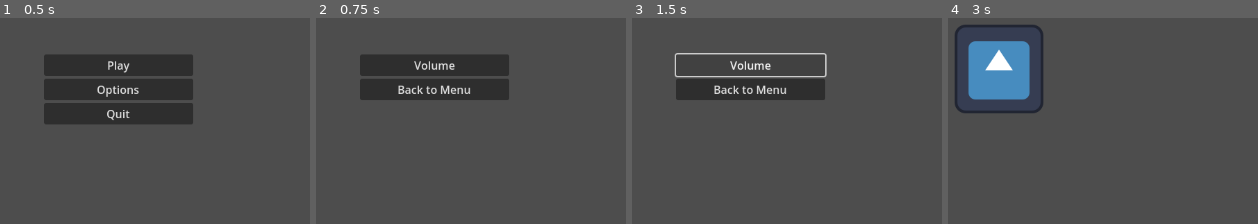
Above: before the commit, frames 1-4 (left to right).
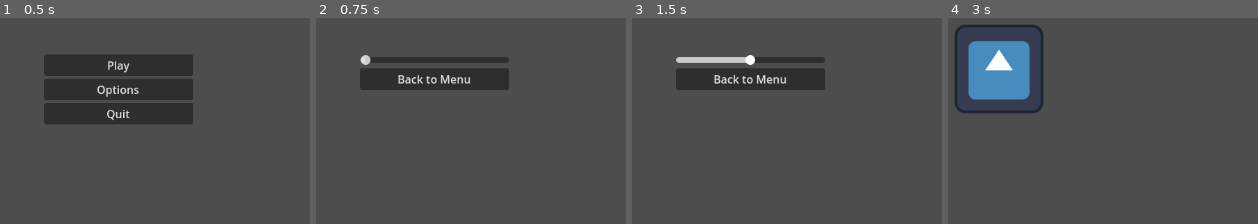
Above: after the commit, the same moments.

Repository: Szanag/LeAplikacja
Game: Godot game, scene res://menu.tscn
Two runs of this game, one before a commit and one after it. Both use one fixed random seed, a clock stepped at 60 frames per second and the inputs below. The engine's default icon, where the game draws it, is replaced by a stand-in: a white triangle on a blue panel in a dark square.
Inputs (mouse positions are in pixels of both pictures, inside the frame that each line leads up to):
- Up to frame 1 (0.5 s): no input
- Up to frame 2 (0.75 s): click "Options" at 0.5 s
- Up to frame 3 (1.5 s): click (749, 65) at 1.25 s, where only the run before the commit has a clickable "Volume"
- Up to frame 4 (3 s): click "Back to Menu" at 2 s; click "Play" at 2.75 s

Frame 1 is identical in both runs. In frame 2, 5.1% of the frame differs, in the area x 14-63%, y 17-40%; in frame 3, 5.0%; in frame 4, nothing differs.

Commit message:
nwm

Diff:
--- a/techquest/options_menu.gd
+++ b/techquest/options_menu.gd
@@ -3,3 +3,7 @@
 
 func _on_back_pressed() -> void:
 	get_tree().change_scene_to_file("res://menu.tscn")
+
+
+func _on_volume_value_changed(value: float) -> void:
+	pass # Replace with function body.
--- a/techquest/options_menu.tscn
+++ b/techquest/options_menu.tscn
@@ -21,12 +21,14 @@
 [node name="VBoxContainer" type="VBoxContainer" parent="MarginContainer"]
 layout_mode = 2
 
-[node name="Volume" type="Button" parent="MarginContainer/VBoxContainer"]
+[node name="Volume" type="HSlider" parent="MarginContainer/VBoxContainer"]
 layout_mode = 2
-text = "Volume"
+max_value = 1.5
+step = 0.01
 
 [node name="Back" type="Button" parent="MarginContainer/VBoxContainer"]
 layout_mode = 2
 text = "Back to Menu"
 
+[connection signal="value_changed" from="MarginContainer/VBoxContainer/Volume" to="." method="_on_volume_value_changed"]
 [connection signal="pressed" from="MarginContainer/VBoxContainer/Back" to="." method="_on_back_pressed"]
